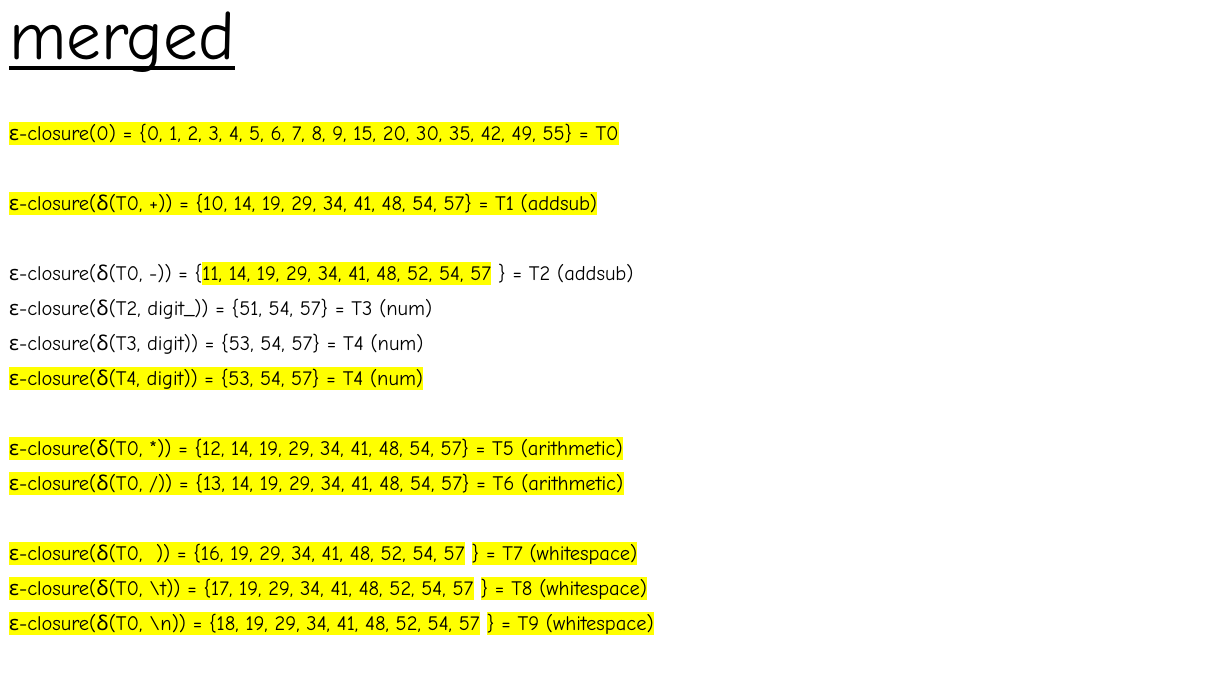
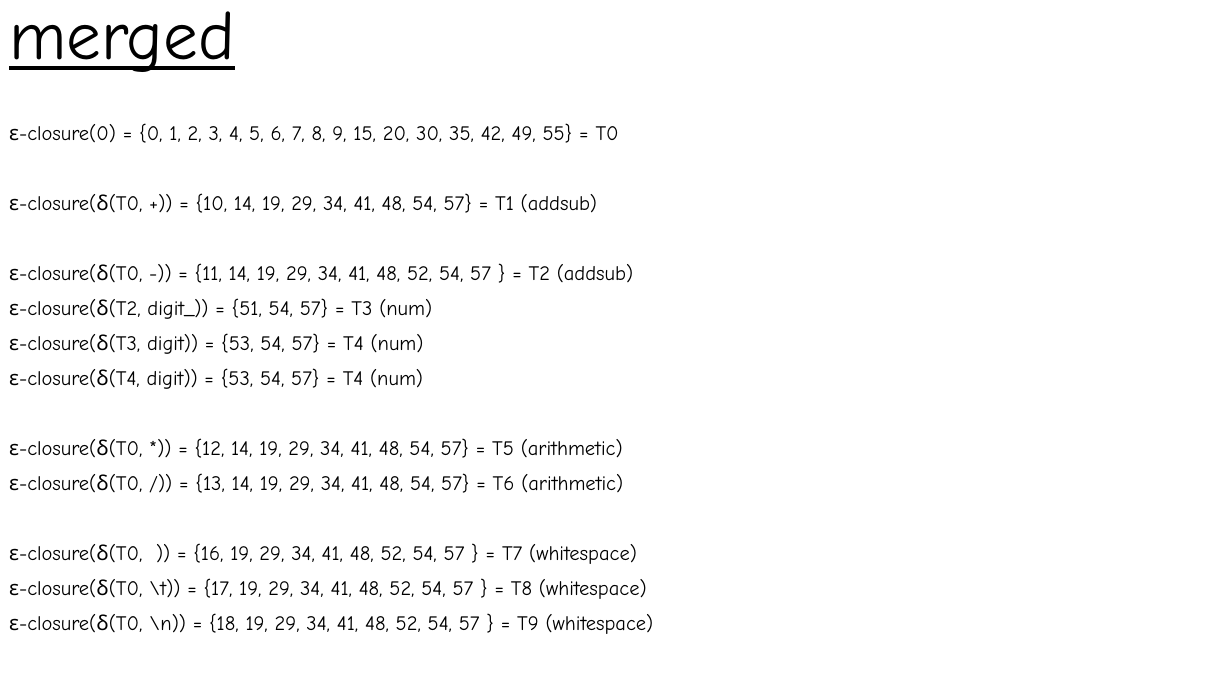
Before and after one commit to Absy-Serendipity/compiler, a slide deck: slide 38 of regular expression/NFA_DFA.pptx (slide 36 before the commit). Drawn at 1232x693 pixels with LibreOffice and Linux fonts; fonts in the diff are those of the drawing. Boxes give left, top, right and bottom in pixels: in the first picture for what was removed or moved away, otherwise in the second. Text is boxed around its words. In the diff, an @@ line names an element or a change of style, - is before the commit and + after.

```diff
--- a/regular expression/NFA_DFA.pptx
+++ b/regular expression/NFA_DFA.pptx
@@ text at bbox=[9, 123, 654, 634]: highlight #FFFF00 to none in "ε-closure(0) = {0, 1, 2, 3, 4, ...", "ε-closure(δ(T0, +)) = {10, 14, 19, 29, ...", "{11, 14, 19, 29, 34, 41, 48, ...", "ε-closure(δ(T4, digit)) = {53, 54, 57} = ..." and 5 more places @@
```
Also in this commit, not shown: 1 other slide changed, 8 slides added, 29 other files.
